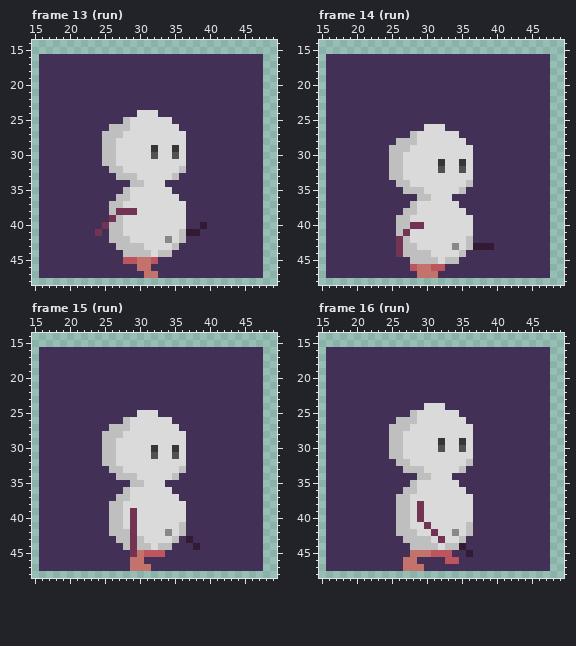
Two versions of one pixel-art file, Aseprite/PlayerCharacterAnimations.aseprite. This is how it looked before the edit.
64x64 pixels, 24 frames. Shown: frame 13 (run): x 15..49, y 14..48; frame 14 (run): x 15..49, y 14..48; frame 15 (run): x 15..49, y 14..48; frame 16 (run): x 15..49, y 14..48. The commit also changed other frames, which this record leaves out.
After the commit:
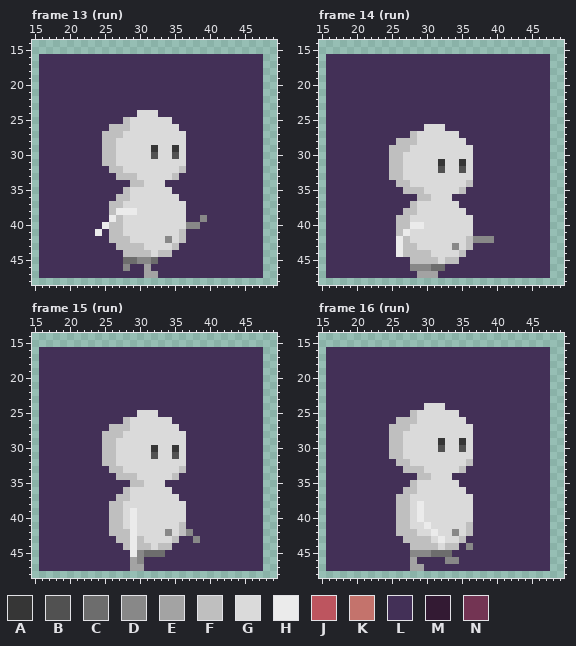
Palette (. is transparent): A #363636  B #515151  C #6d6d6d  D #888888  E #a3a3a3  F #bfbfbf  G #dadada  H #ebebeb  J #bd555f  K #c4736c  L #433057  M #331a33  N #733453
Changes in this commit:
--- frame 13 (run)
@@ x 22..41 @@
 37 LLLLFFGGGGGGGGGLLLLL
-38 LLLLFNNNGGGGGGGLLLLL
-39 LLLLNFGGGGGGGGGLLLLL
-40 LLLNFFGGGGGGGGGLLMLL
-41 LLNLFFGGGGGGGGFMMLLL
+38 LLLLFHHHGGGGGGGLLLLL
+39 LLLLHFGGGGGGGGGLLDLL
+40 LLLHFFGGGGGGGGGDDLLL
+41 LLHLFFGGGGGGGGFLLLLL
 42 LLLLFFFGGGGGDGFLLLLL
@@ x 26..34 @@
 44 LLFFFFGFF
-45 LLJJKKJLL
-46 LLLLKKLLL
-47 LLLLLKKLL
+45 LLCCDDCLL
+46 LLDLLELLL
+47 LLLLLEELL
 48 .........
--- frame 14 (run)
@@ x 24..41 @@
 39 LLFFGGGGGGGGGLLLLL
-40 LLFFNNGGGGGGGLLLLL
-41 LLFNGGGGGGGGGLLLLL
-42 LLNFGGGGGGGGFLLLLL
-43 LLNFFGGGGGDGFMMMLL
-44 LLNFFFFGGGGFLLLLLL
+40 LLFFHHGGGGGGGLLLLL
+41 LLFHGGGGGGGGGLLLLL
+42 LLHFGGGGGGGGFDDDLL
+43 LLHFFGGGGGDGFLLLLL
+44 LLHFFFFGGGGFLLLLLL
 45 LLLLFFFFGFFLLLLLLL
-46 LLLLJKKJJLLLLLLLLL
-47 LLLLLKKKLLLLLLLLLL
+46 LLLLDDDCCLLLLLLLLL
+47 LLLLLEEELLLLLLLLLL
 48 ..................
--- frame 15 (run)
@@ x 27..40 @@
 38 FGGGGGGGGGLLLL
-39 FGNGGGGGGGLLLL
-40 FGNGGGGGGGLLLL
-41 FGNGGGGGGFLLLL
-42 FFNGGGGDGFLLLL
-43 FFNFGGGGFLMLLL
-44 LFNFFGFFLLLMLL
-45 LLNKJJJLLLLLLL
-46 LLKKLLLLLLLLLL
-47 LLKKKLLLLLLLLL
+39 FGHGGGGGGGLLLL
+40 FGHGGGGGGGLLLL
+41 FGHGGGGGGFLLLL
+42 FFHGGGGDGFDLLL
+43 FFHFGGGGFLLDLL
+44 LFHFFGFFLLLLLL
+45 LLHDCCCLLLLLLL
+46 LLEDLLLLLLLLLL
+47 LLEELLLLLLLLLL
 48 ..............
--- frame 16 (run)
@@ x 25..38 @@
 37 LFFGGGGGGGGGLL
-38 LFFGNGGGGGGGLL
-39 LFFGNGGGGGGGLL
-40 LFFGNGGGGGGGLL
-41 LFFGGNGGGGGFLL
-42 LFFFGGNGGDGFLL
-43 LLFFFFGNGGFLLL
-44 LLLFFFFGFFMLLL
-45 LLLKKKJJJLLMLL
-46 LLKKLLLLJJLLLL
-47 LLKKKLLLLLLLLL
+38 LFFGHGGGGGGGLL
+39 LFFGHGGGGGGGLL
+40 LFFGHGGGGGGGLL
+41 LFFGGHGGGGGFLL
+42 LFFFGGHGGDGFLL
+43 LLFFFFGHGGFLLL
+44 LLLFFFFGFFLDLL
+45 LLLDDDCCCLLLLL
+46 LLLELLLLDDLLLL
+47 LLLEELLLLLLLLL
 48 ..............
